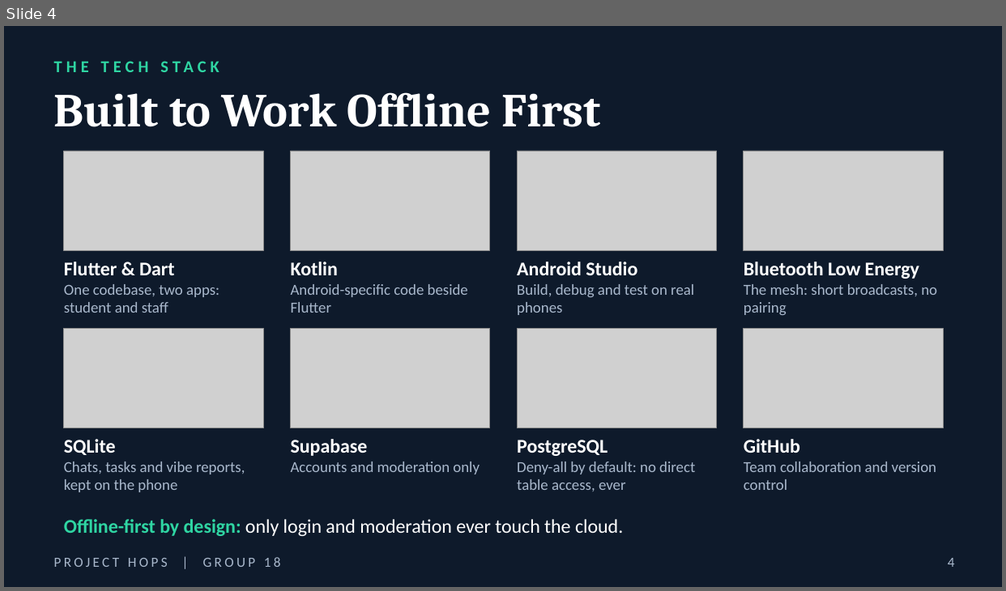
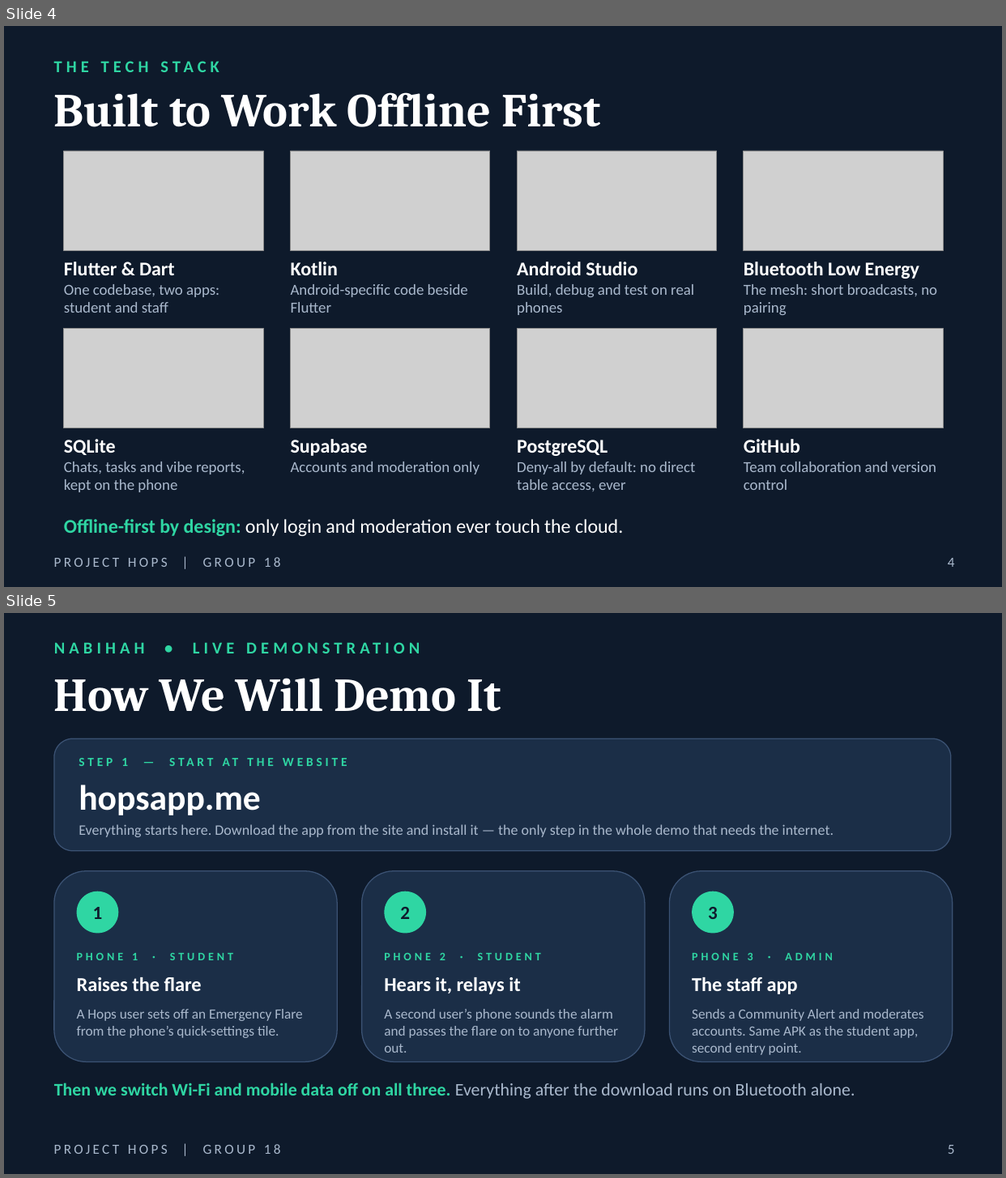
Before and after one commit to victorSam-Ehumadu/Hops_Project, a slide deck: docs/Project_Hops_-_Group_18_Engineering_Deck_v2.pptx. Shown one above the other, each under a label of ours: slide 4 before the commit, slides 4 and 5 after it. The pictures are 1006x591 and 1006x1178 pixels, drawn with LibreOffice and Linux fonts; fonts in the diff are those of the drawing; grey boxes stand for pictures; background and template pictures are left out. Boxes give left, top, right and bottom in pixels: in the first picture for what was removed or moved away, otherwise in the second. Text is boxed around its words. In the diff, an @@ line names an element or a change of style, - is before the commit and + after.

```diff
--- a/docs/Project_Hops_-_Group_18_Engineering_Deck_v2.pptx
+++ b/docs/Project_Hops_-_Group_18_Engineering_Deck_v2.pptx
@@ slide 5 added at <box>4,613,1002,1174</box>, background #0E1A2B; not listed: 1 template element that a slide beside it also shows @@
@@ text added at <box>54,642,145,653</box>, 16 pt, text #2FD6A3, bold @@
+NABIHAH • LIVE DEMONSTRATION
@@ text added at <box>54,678,501,712</box>, 45.3 pt, text #FFFFFF, bold @@
+How We Will Demo It
@@ rounded rectangle added at <box>54,739,951,851</box>, fill #1B2E47, outline #3B5273 1 pt @@
@@ text added at <box>79,758,239,766</box>, 12 pt, text #2FD6A3, bold @@
+STEP 1 — START AT THE WEBSITE
@@ text added at <box>79,785,261,815</box>, 34 pt, text #FFFFFF, bold @@
+hopsapp.me
@@ text added at <box>79,824,833,837</box>, 14 pt, text #A9B8CC @@
+Everything starts here. Download the app from the site and install it — the only step in the whole demo that needs the internet.
@@ rounded rectangle added at <box>54,871,337,1063</box>, fill #1B2E47, outline #3B5273 1 pt @@
@@ rounded rectangle added at <box>362,871,645,1063</box>, fill #1B2E47, outline #3B5273 1 pt @@
@@ rounded rectangle added at <box>670,871,953,1063</box>, fill #1B2E47, outline #3B5273 1 pt @@
@@ ellipse added at <box>77,892,118,934</box>, fill #2FD6A3, 18 pt, text #101B2D, bold @@
+1
@@ ellipse added at <box>385,892,426,934</box>, fill #2FD6A3, 18 pt, text #101B2D, bold @@
+2
@@ ellipse added at <box>692,892,734,934</box>, fill #2FD6A3, 18 pt, text #101B2D, bold @@
+3
@@ text added at <box>77,953,233,960</box>, 11 pt, text #2FD6A3, bold @@
+PHONE 1 · STUDENT
@@ text added at <box>384,953,541,960</box>, 11 pt, text #2FD6A3, bold @@
+PHONE 2 · STUDENT
@@ text added at <box>692,953,832,960</box>, 11 pt, text #2FD6A3, bold @@
+PHONE 3 · ADMIN
@@ text added at <box>77,977,202,991</box>, 19 pt, text #FFFFFF, bold @@
+Raises the flare
@@ text added at <box>384,977,520,995</box>, 19 pt, text #FFFFFF, bold @@
+Hears it, relays it
@@ text added at <box>692,977,798,995</box>, 19 pt, text #FFFFFF, bold @@
+The staff app
@@ text added at <box>77,1009,303,1038</box>, 13.5 pt, text #A9B8CC @@
+A Hops user sets off an Emergency Flare from the phone’s quick-settings tile.
@@ text added at <box>384,1009,618,1053</box>, 13.5 pt, text #A9B8CC @@
+A second user’s phone sounds the alarm and passes the flare on to anyone further out.
@@ text added at <box>692,1009,923,1055</box>, 13.5 pt, text #A9B8CC @@
+Sends a Community Alert and moderates accounts. Same APK as the student app, second entry point.
@@ text added at <box>54,1083,855,1099</box>, 17 pt, text #A9B8CC @@
+Then we switch Wi-Fi and mobile data off on all three. Everything after the download runs on Bluetooth alone.
@@ page number added at <box>948,1145,955,1154</box>, 13.3 pt, text #A9B8CC @@
+5
```
Also in this commit, not shown: 1 slide changed, 1 other slide added, 1 slide removed, 1 other file.
